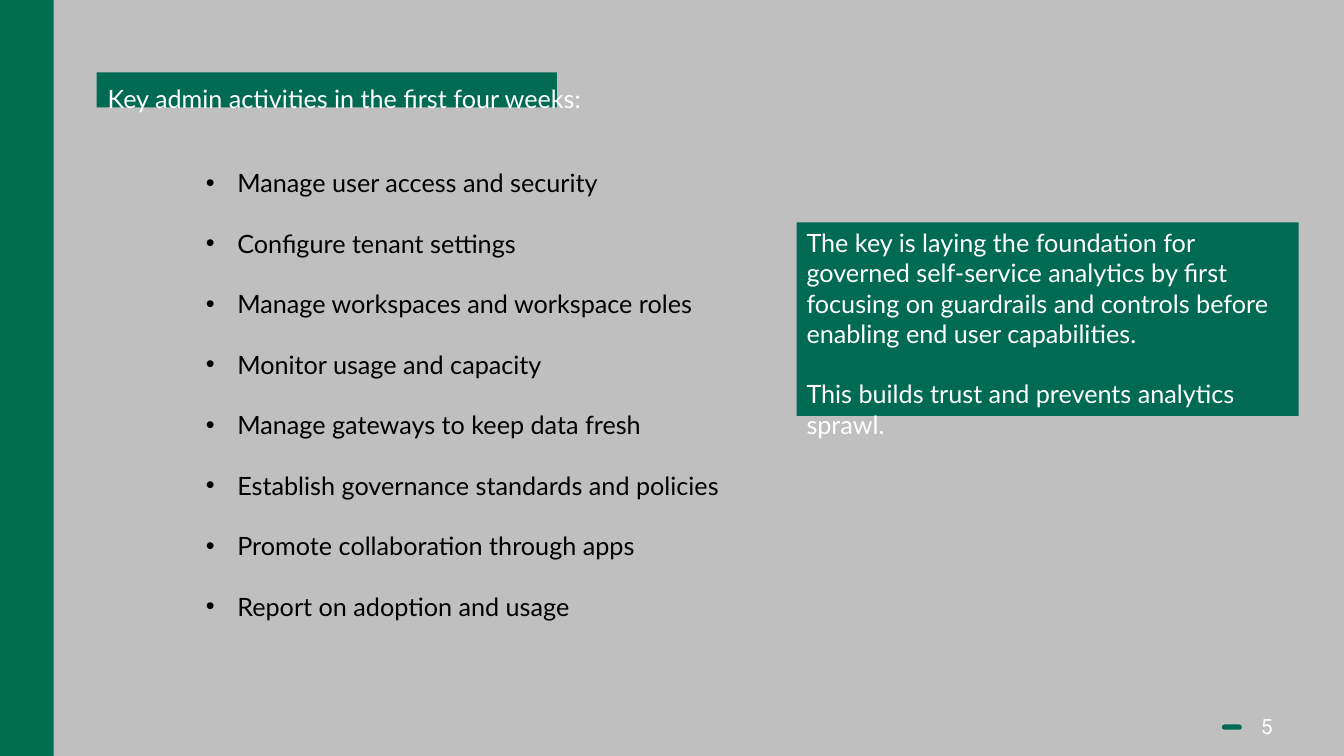
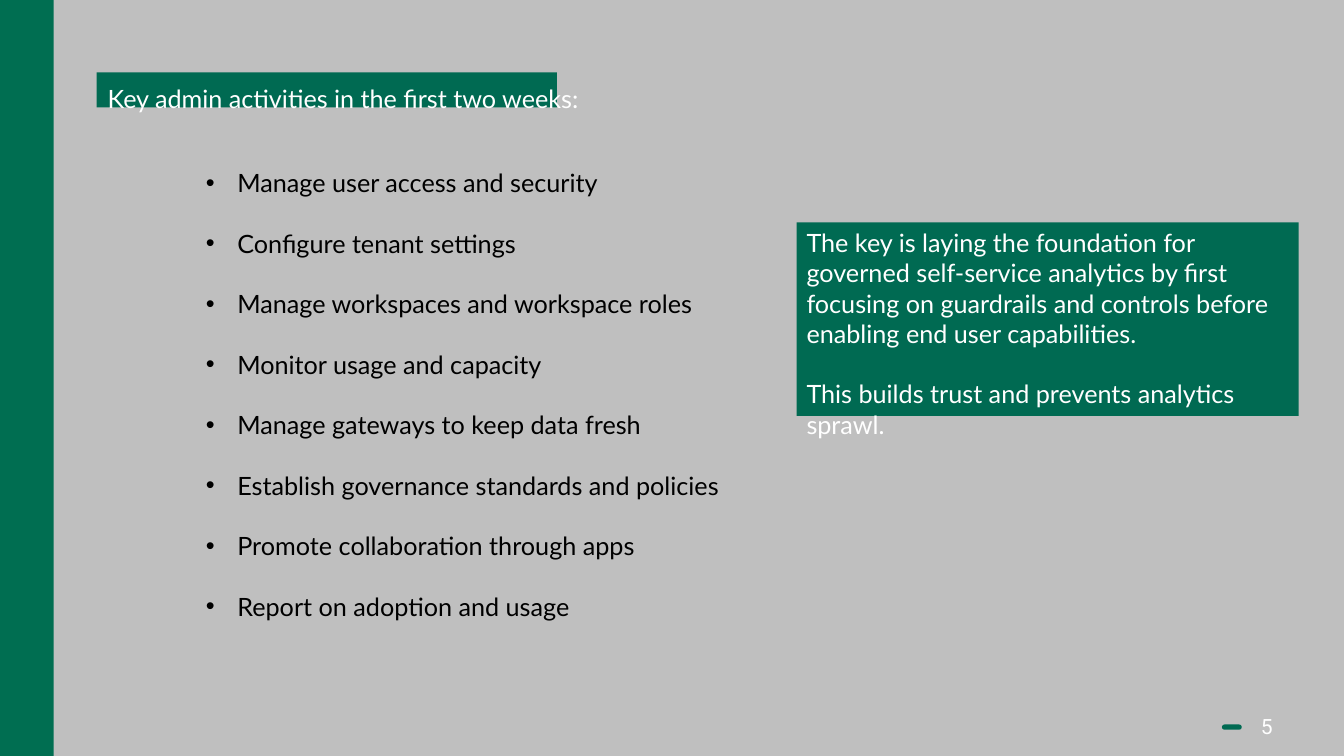
Before and after one commit to Bedrock-Data/Presentations, a slide deck: slide 5 of Power BI Admin - no animations.pptx. Drawn at 1344x756 pixels with LibreOffice and Linux fonts; fonts in the diff are those of the drawing. Boxes give left, top, right and bottom in pixels: in the first picture for what was removed or moved away, otherwise in the second. Text is boxed around its words. In the diff, an @@ line names an element or a change of style, - is before the commit and + after.

```diff
--- a/Power BI Admin - no animations.pptx
+++ b/Power BI Admin - no animations.pptx
@@ text at (108, 87, 578, 113): text changed @@
-Key admin activities in the first four weeks:
+Key admin activities in the first two weeks:
```
Also in this commit, not shown: 15 other slides changed, 1 slide added, 6 slides removed.
